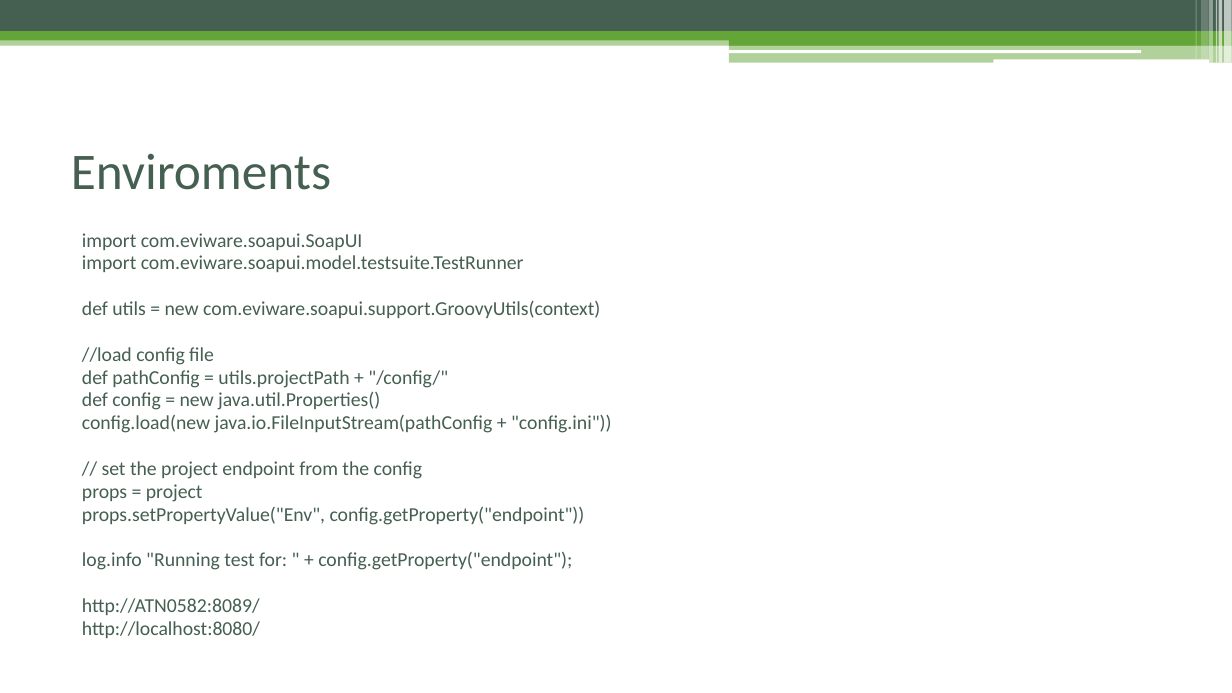
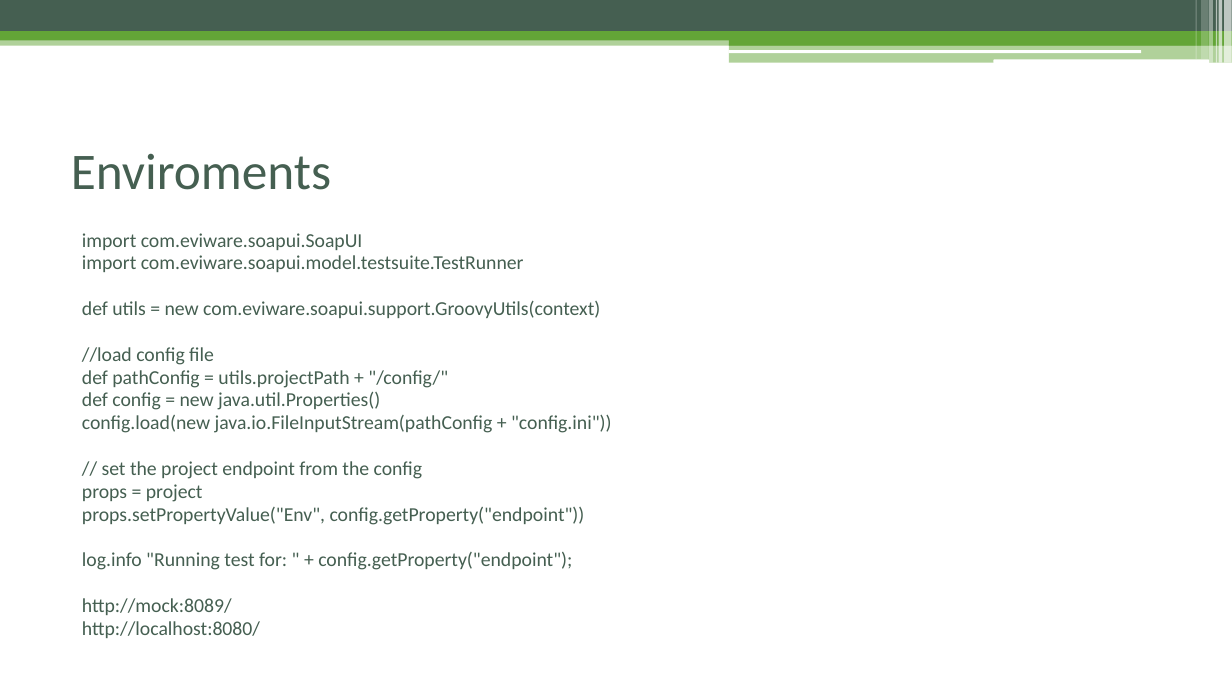
Before and after one commit to czyzyk29/SoapUI_Workshop, a slide deck: slide 62 of Warsztat_soapUI.pptx (slide 56 before the commit). Drawn at 1232x693 pixels with LibreOffice and Linux fonts; fonts in the diff are those of the drawing. Boxes give left, top, right and bottom in pixels: in the first picture for what was removed or moved away, otherwise in the second. Text is boxed around its words. In the diff, an @@ line names an element or a change of style, - is before the commit and + after.

```diff
--- a/Warsztat_soapUI.pptx
+++ b/Warsztat_soapUI.pptx
@@ text at bbox=[82, 598, 232, 615]: text changed @@
-http://ATN0582:8089/
+http://mock:8089/
```
Also in this commit, not shown: 12 other slides changed, 8 slides added, 4 other files.
